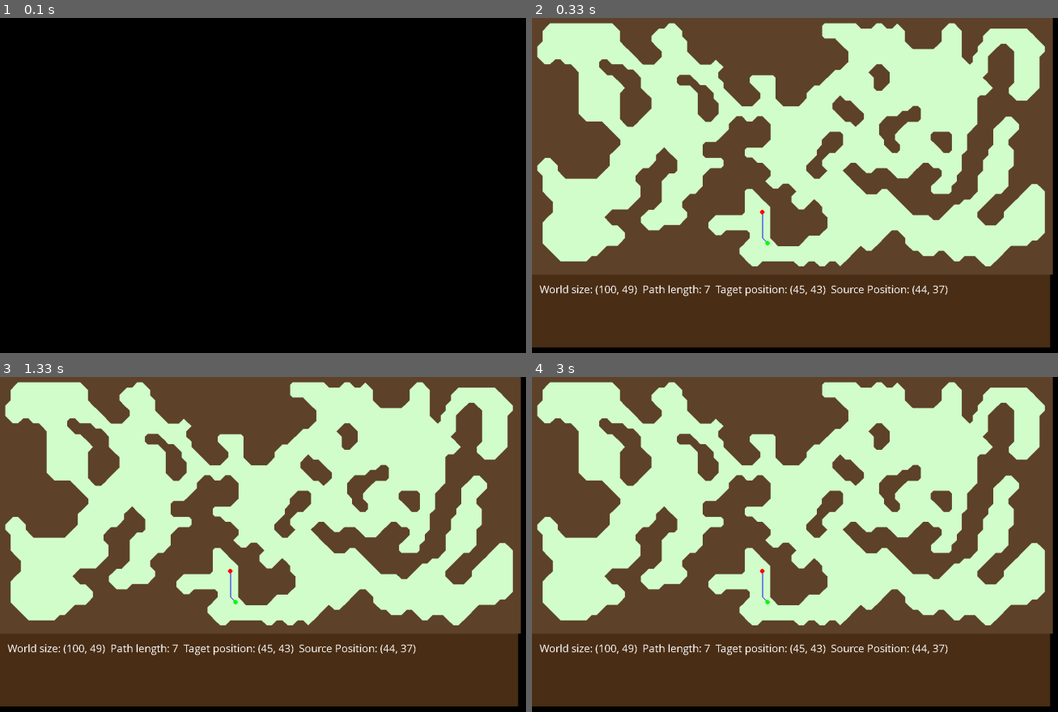
Above: before the commit, frames 1-4 (two rows, left to right).
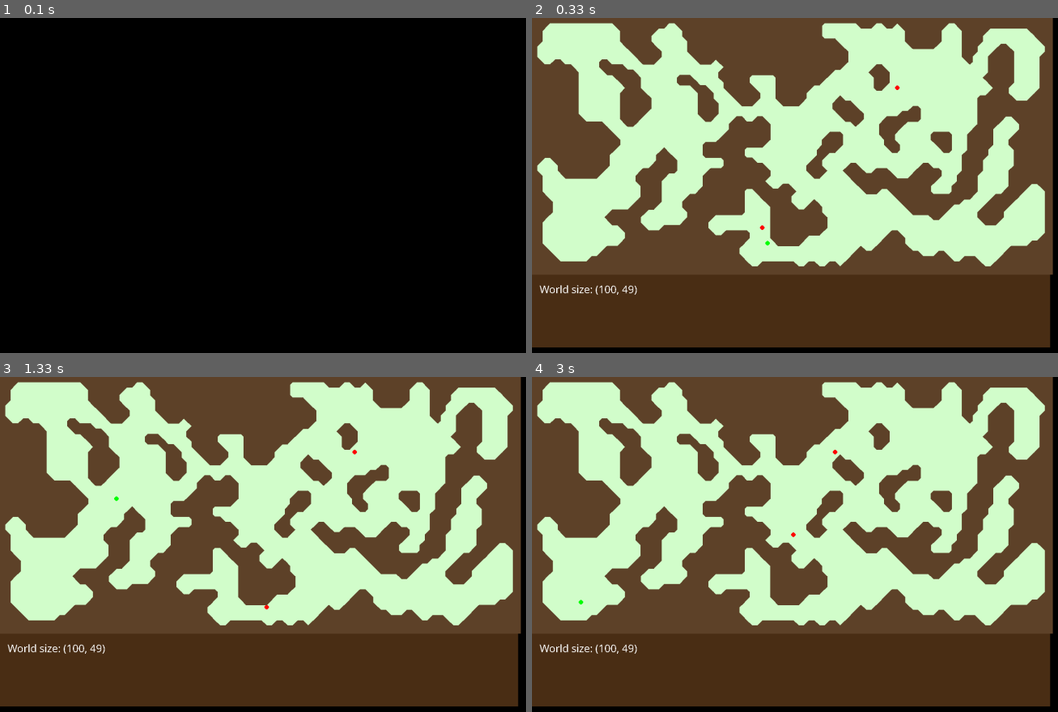
Above: after the commit, the same moments.

Repository: rahul38888/Caves
Game: pygame game, started from __init__.py
Same seed, same stepped clock (60 frames per second), same inputs: the game is played once before the commit and once after it.
Inputs:
- Up to frame 1 (0.1 s): no input
- Up to frame 2 (0.33 s): no input
- Up to frame 3 (1.33 s): hold Right 0.33-0.8 s; hold Up 0.83-1.13 s; tap Space at 0.9, 1.23 s; hold Right from 1.17 s (still down)
- Up to frame 4 (3 s): release Right at 1.63 s; hold Left 1.67-2.2 s; tap Space at 1.73, 2.03, 2.3, 2.63 s; hold Down 2.23-2.53 s; hold Left 2.57-2.97 s

Frame 1 is identical in both runs. In frame 2, 0.6% of the frame differs, in the area x 21-80%, y 20-84%; in frame 3, 0.7%, in the area x 21-80%, y 21-84%; in frame 4, 0.7%.

Commit message:
target and source ownership to app and chasing multiple ghosts

Diff:
--- a/src/app.py
+++ b/src/app.py
@@ -27,47 +27,53 @@
         self.font_size = 30
         self.font_color = (255, 255, 255)
 
-        self.state = dict()
-
         self.cave = CaveProcedural(layout=Layout(self.size))
         self.cave.smoothing(iterations=self.iterations)
         self.cave.detectRooms()
-
         self.cave.connectRooms()
 
-        self.pathfinder_toggle = True
         self.pathfinderapp = PathFindingApp(layout=self.cave.layout, pathfinder=PathFinder())
-        self.pathfinderapp.new_target()
+
+        self.player = self.pathfinderapp.move_target()
+        self.enemies = []
+        self.enemies.append(self.pathfinderapp.new_follower(ignore=[self.player]))
+        self.enemies.append(self.pathfinderapp.new_follower(ignore=[self.player]+self.enemies))
 
         self.renderEngine = self.init()
-
-    def update_source(self):
-        self.pathfinderapp.layout.sources.clear()
-        self.pathfinderapp.add_follower()
-
-        self.state["source"] = self.pathfinderapp.layout.sources.pop()
-        self.pathfinderapp.layout.add_source(source=self.state["source"])
-
-        self.state["path"] = self.pathfinderapp.get_path(source=self.state["source"])
 
     def keymapHandler(self):
         def keymap(event):
             if event.type == pygame.KEYDOWN and event.key == pygame.K_SPACE:
-                self.pathfinder_toggle = not self.pathfinder_toggle
+                self.player = self.pathfinderapp.move_target()
 
-            if self.pathfinder_toggle:
-                if event.type == pygame.KEYDOWN and event.key == pygame.K_t:
-                    self.pathfinderapp.new_target()
-                    self.state["path"] = self.pathfinderapp.get_path(source=self.state["source"])
+            player_moved = False
+            new_position = self.player
+            if event.type == pygame.KEYDOWN and event.key == pygame.K_UP:
+                new_position = (new_position[0], new_position[1]-1)
+                player_moved = True
+            if event.type == pygame.KEYDOWN and event.key == pygame.K_RIGHT:
+                new_position = (new_position[0]+1, new_position[1])
+                player_moved = True
+            if event.type == pygame.KEYDOWN and event.key == pygame.K_DOWN:
+                new_position = (new_position[0], new_position[1]+1)
+                player_moved = True
+            if event.type == pygame.KEYDOWN and event.key == pygame.K_LEFT:
+                new_position = (new_position[0]-1, new_position[1])
+                player_moved = True
 
-                if event.type == pygame.KEYDOWN and event.key == pygame.K_s:
-                    self.update_source()
+            if player_moved:
+                pos = self.pathfinderapp.move_target(position=new_position)
+                if pos:
+                    self.player = pos
 
         return keymap
 
     def updateHandler(self):
         def update():
-            pass
+            for i in range(len(self.enemies)):
+                next_step = self.pathfinderapp.get_next_step(self.enemies[i])
+                if next_step is not self.player:
+                    self.enemies[i] = next_step
 
         return update
 
@@ -84,18 +90,14 @@
             pygame.draw.rect(display, tuple(map(lambda x: (x-20)%255,self.wall_color)),
                              [0, (self.size[1])*self.sq_width,self.screen_size[0], 200])
 
-            if self.pathfinder_toggle:
-                if len(self.state["path"]):
-                    color = (0, 0, 255)
-                    points = list(map(lambda c: ((c[0] + 0.5) * self.sq_width, (c[1] + 0.5) * self.sq_width),self.state["path"]))
-                    pygame.draw.lines(display, color, False, points, width=2)
-                if self.pathfinderapp.layout.target:
-                    color = (0, 255, 0)
-                    x, y = self.pathfinderapp.layout.target
-                    pygame.draw.circle(display, color, ((x+0.5) * self.sq_width, (y+0.5) * self.sq_width), self.sq_width/2, width=0)
-                if self.state["source"]:
-                    color = (255, 0, 0)
-                    x, y = self.state["source"]
+            if self.player:
+                color = (0, 255, 0)
+                x, y = self.player
+                pygame.draw.circle(display, color, ((x+0.5) * self.sq_width, (y+0.5) * self.sq_width), self.sq_width/2, width=0)
+            if self.enemies:
+                color = (255, 0, 0)
+                for enemy in self.enemies:
+                    x, y = enemy
                     pygame.draw.circle(display, color, ((x+0.5) * self.sq_width, (y+0.5) * self.sq_width), self.sq_width/2, width=0)
 
             for i in range(len(triangles)):
@@ -104,10 +106,6 @@
                 pygame.draw.polygon(display, self.wall_color, list(tri), width=0)
 
             text = "World size: " + str(self.size)
-            if self.pathfinder_toggle:
-                text += "  Path length: " + str(len(self.state["path"]))
-                text += "  Taget position: " + str(self.pathfinderapp.layout.target)
-                text += "  Source Position: " + str(self.state["source"])
             self._rendertext(display, text, (20,(self.size[1]+2)*self.sq_width))
 
             pygame.display.flip()
@@ -115,12 +113,8 @@
         return render
 
     def init(self):
-        self.update_source()
-
-        self.renderEngine = RenderEngine(list((1200, 600)), self.updateHandler(),
+        return RenderEngine(list((1200, 600)), self.updateHandler(),
                                          self.renderHandler(), self.keymapHandler(), self.fps_cap)
-
-        return self.renderEngine
 
     def start(self):
         self.renderEngine.start()
--- a/src/datahandler/layout.py
+++ b/src/datahandler/layout.py
@@ -5,19 +5,13 @@
 # Definition type to keep information of layout
 #   tiles
 #   Rooms
-#   target
-#   sources
 
 class Layout:
     def __init__(self, dimensions: tuple, grid: list = None):
-        # 0: empty, -1: obstacle, 1: target, 2: start
         self.width: int = dimensions[0]
         self.height: int = dimensions[1]
 
         self.rooms = list()
-
-        self.target = None
-        self.sources = set()
 
         if grid:
             self.grid = grid
@@ -32,23 +26,27 @@
 
         return nei
 
-    def _random_position(self):
+    def _random_position(self, ignore: list):
         x, y = 0, 0
-        while self.grid[y][x]:
+        found = False
+        while not found:
             x, y = random.randint(0,self.width-1), random.randint(0,self.height-1)
-            if (x,y) == self.target or (x,y) in self.sources:
-                x,y =0,0
+            if (x,y) in ignore or self.grid[y][x]:
+                continue
+
+            found = True
 
         return x,y
 
-    def is_target(self, cell: tuple):
-        return cell == self.target
+    def move_target(self, position: tuple = None, igrore: list = []) -> bool:
+        if position:
+            if 0 <= position[0] < self.width and 0 <= position[1] < self.height:
+                if not self.grid[position[1]][position[0]] and position not in igrore:
+                    return position
+        else:
+            return self._random_position(ignore=igrore)
 
-    def is_source(self, cell: tuple):
-        return self.sources.__contains__(cell)
+        return None
 
-    def new_target(self, target: tuple = None):
-        self.target = target if target else self._random_position()
-
-    def add_source(self, source: tuple = None):
-        self.sources.add(source if source else self._random_position())
+    def new_source(self, ignore: list = []):
+        return self._random_position(ignore=ignore)
--- a/src/render/engine.py
+++ b/src/render/engine.py
@@ -7,9 +7,9 @@
         self.dimensions = dimensions
 
         pygame.init()
-        self.display = pygame.display.set_mode((0, 0), pygame.NOFRAME)
+        self.display = pygame.display.set_mode((0, 0), pygame.RESIZABLE)
         pygame.display.set_caption("Caves")
-        pygame.display.toggle_fullscreen()
+        # pygame.display.toggle_fullscreen()
 
         self.keymap = keymap
         self.render = render
--- a/src/scripts/pathfindingapp.py
+++ b/src/scripts/pathfindingapp.py
@@ -10,24 +10,31 @@
         self.layout = layout
         self.pathfinder = pathfinder
 
-    def recalculate(self):
-        if self.layout.target is None:
+    def recalculate(self, target: tuple):
+        if target is None:
             return
-        self.pathfinder.recalculate(self.layout.target[0], self.layout.target[1], self.layout)
 
-    def new_target(self, target: tuple = None):
-        self.layout.new_target(target=target)
-        self.recalculate()
+        self.pathfinder.recalculate(target[0], target[1], self.layout)
 
-    def add_follower(self, source: tuple = None):
-        self.layout.add_source(source)
+    def move_target(self, position: tuple = None):
+        target = self.layout.move_target(position=position)
+        if target:
+            self.recalculate(target)
 
-    def get_path(self, source: tuple) -> list:
+        return target
+
+    def new_follower(self, ignore: list = []):
+        return self.layout.new_source(ignore=ignore)
+
+    def get_next_step(self, position: tuple) -> tuple:
+        return self.pathfinder.prev[position[1]][position[0]]
+
+    def get_path(self, target: tuple, source: tuple) -> list:
         path = []
         cur = source
         while True:
             path.append(cur)
-            if cur == self.layout.target:
+            if cur == target:
                 break
             if not cur:
                 return []
@@ -46,6 +53,6 @@
 
     target = (a-2, a - 1)
     source = (0, 0)
-    p_app.new_target(target=target)
+    p_app.move_target(position=target)
 
-    print(p_app.get_path(source=source))
+    print(p_app.get_path(source=source, target=target))
